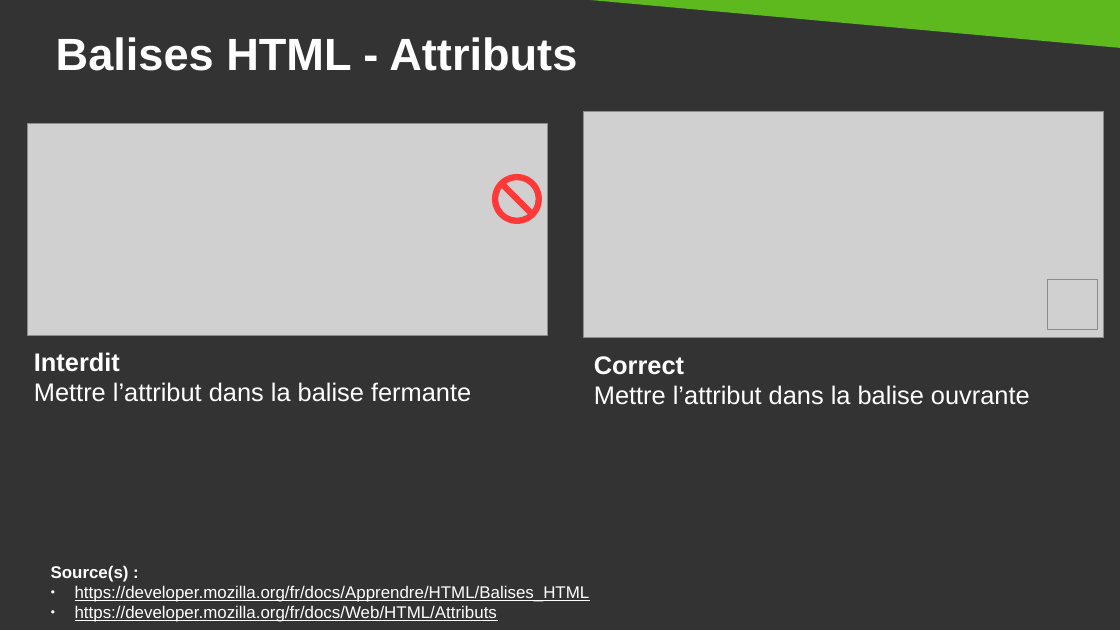
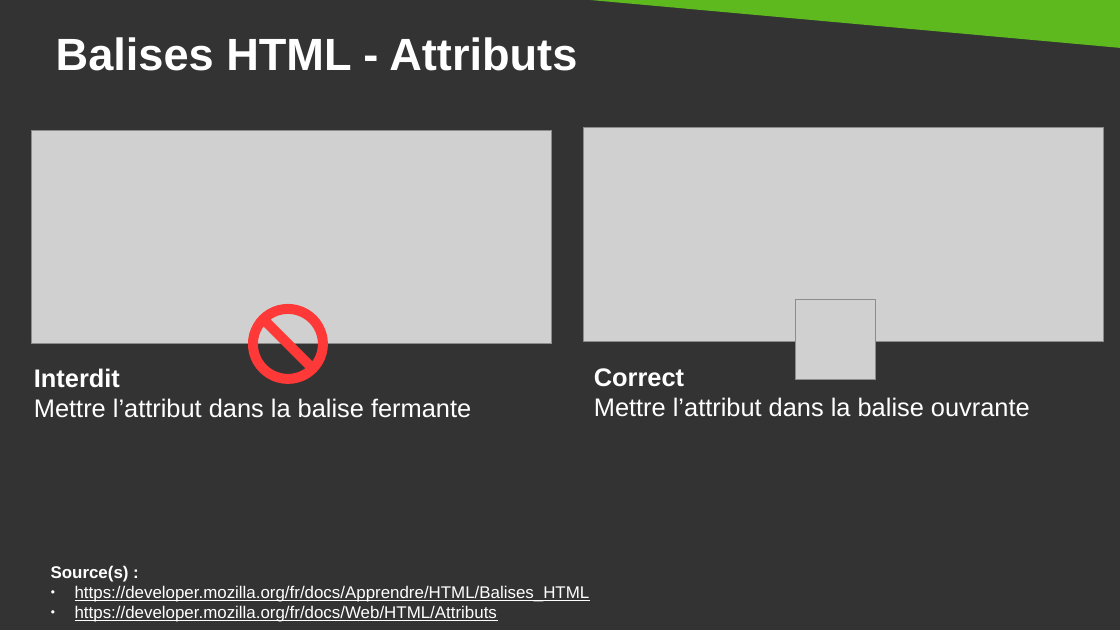
Before and after one commit to DanYellow/cours, a slide deck: slide 32 of integration-web-s1/travaux-pratiques/numero-1/presentation.odp. Drawn at 1120x630 pixels with LibreOffice and Linux fonts; fonts in the diff are those of the drawing; grey boxes stand for pictures. Boxes give left, top, right and bottom in pixels: in the first picture for what was removed or moved away, otherwise in the second. Text is boxed around its words. In the diff, an @@ line names an element or a change of style, - is before the commit and + after.

```diff
--- a/integration-web-s1/travaux-pratiques/numero-1/presentation.odp
+++ b/integration-web-s1/travaux-pratiques/numero-1/presentation.odp
@@ picture: place and size @@
-picture at (28,124,549,335)
+picture at (32,130,552,344)
@@ picture: place and size @@
-picture at (584,112,1105,337)
+picture at (584,128,1105,341)
@@ no-entry sign: place and size @@
-no-entry sign at (492,174,542,224)
+no-entry sign at (248,304,328,384)
@@ picture: place and size @@
-picture at (1048,281,1098,330)
+picture at (796,300,876,380)
@@ text "Interdit": place and size @@
-text "Interdit" at (34,352,471,402)
+text "Interdit" at (34,368,471,418)
@@ text "Correct": place and size @@
-text "Correct" at (594,356,1030,405)
+text "Correct" at (594,368,1030,417)
```
Also in this commit, not shown: 3 other slides changed, 1 other file.
